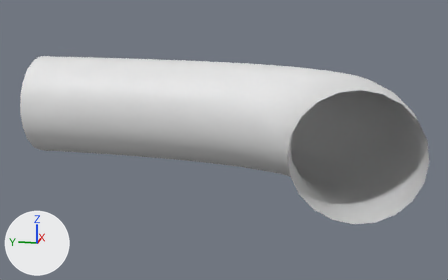
The Blender file An Amazing Golfing Adventure/Assets/Models/Pipes/Generic_0.5x1x0.blend as it was, and as the next commit left it.
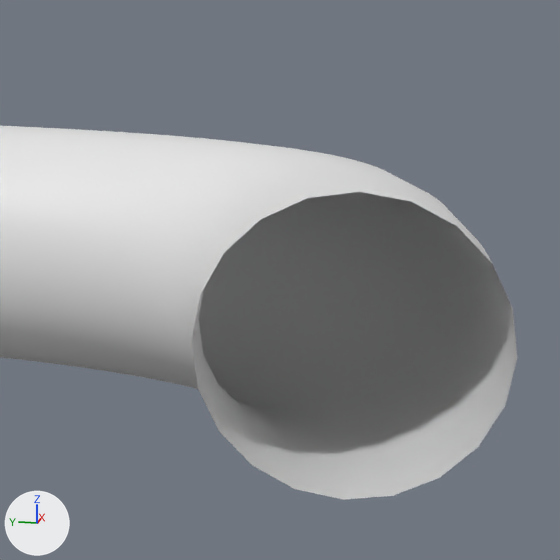
The first picture shows the older version from a 50 mm lens placed at (-1.353, 0.028, 0.369), pointed at (0.33, 0.364, -0.052). The close-ups show both versions on the part from 45% to 100% of the width and 2% to 90% of the height of that picture. The lights are fixed; the arrows at lower left show +X, +Y and +Z.

Before the edit, the objects in view are built like this:
```python
cu_nurbspath = bpy.data.curves.new('NurbsPath', 'CURVE')
cu_nurbspath.dimensions = '3D'
_sp = cu_nurbspath.splines.new('NURBS'); _sp.points.add(3)
_sp.points.foreach_set('co', [0.00649, 0.0, 0.0, 1.0, 0.256, 0.0, 0.0, 1.0, 0.506, 0.0, 0.0, 1.0, 0.501, 1.0, 0.0, 1.0])
_sp.order_v = 0
_sp.use_endpoint_u = True
cu_nurbspath.use_path = True
cu_nurbspath.use_path_clamp = True
cu_nurbspath.bevel_resolution = 16
cu_nurbspath.bevel_depth = 0.154
cu_nurbspath.fill_mode = 'FULL'
ob_nurbspath = bpy.data.objects.new('NurbsPath', cu_nurbspath)
ob_nurbspath.location = (0.0, 0.0, 0.0)
```
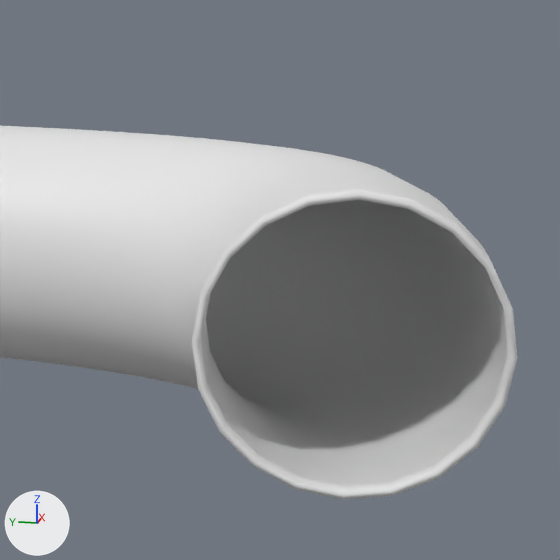
What differs and where, as boxes (x1, y1, x2, y2) in the close-ups (560 x 560 px):
'NurbsPath', modifiers changed: (0, 126, 517, 499) in both

The change in detail:
Object 'NurbsPath' (ob_nurbspath) gains a SOLIDIFY modifier named 'Solidify'.
Modifier setting: thickness = 0.0075.
Modifier setting: nonmanifold_thickness_mode = 'FIXED'.
Modifier setting: nonmanifold_merge_threshold = 0.0003.
